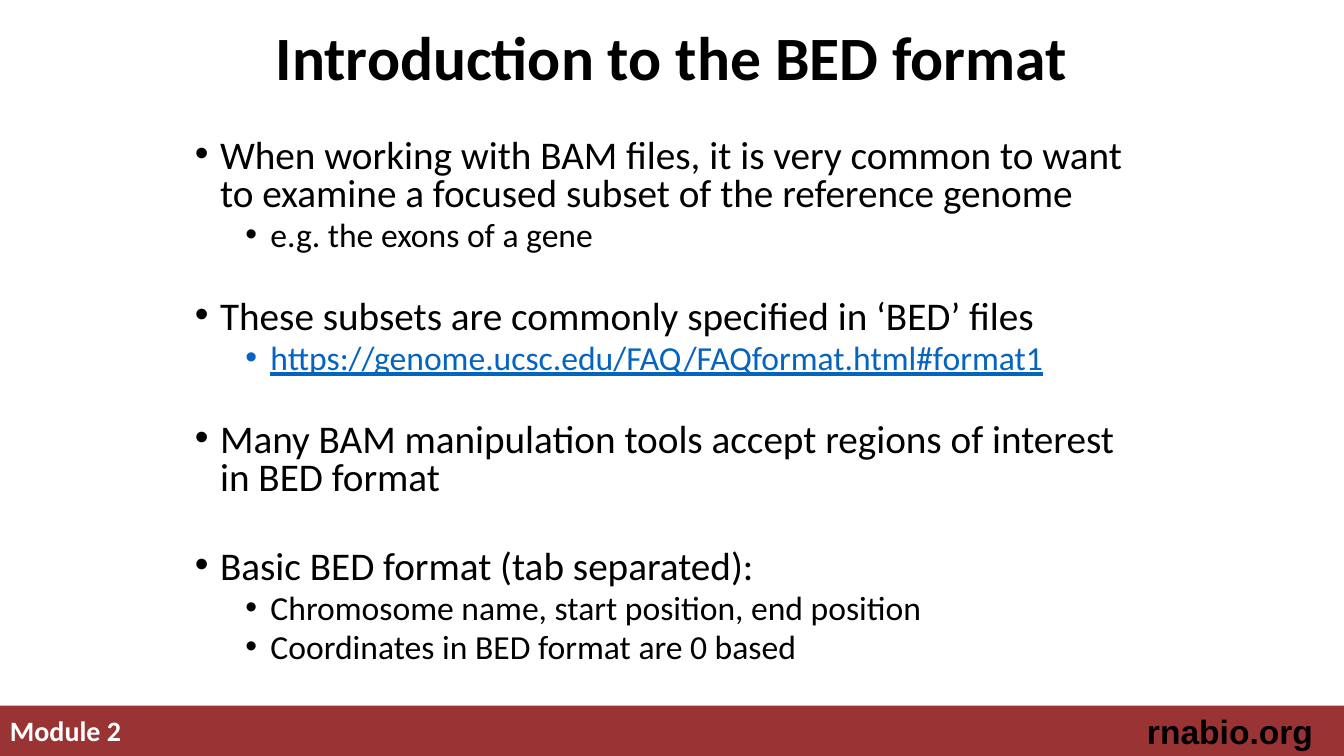
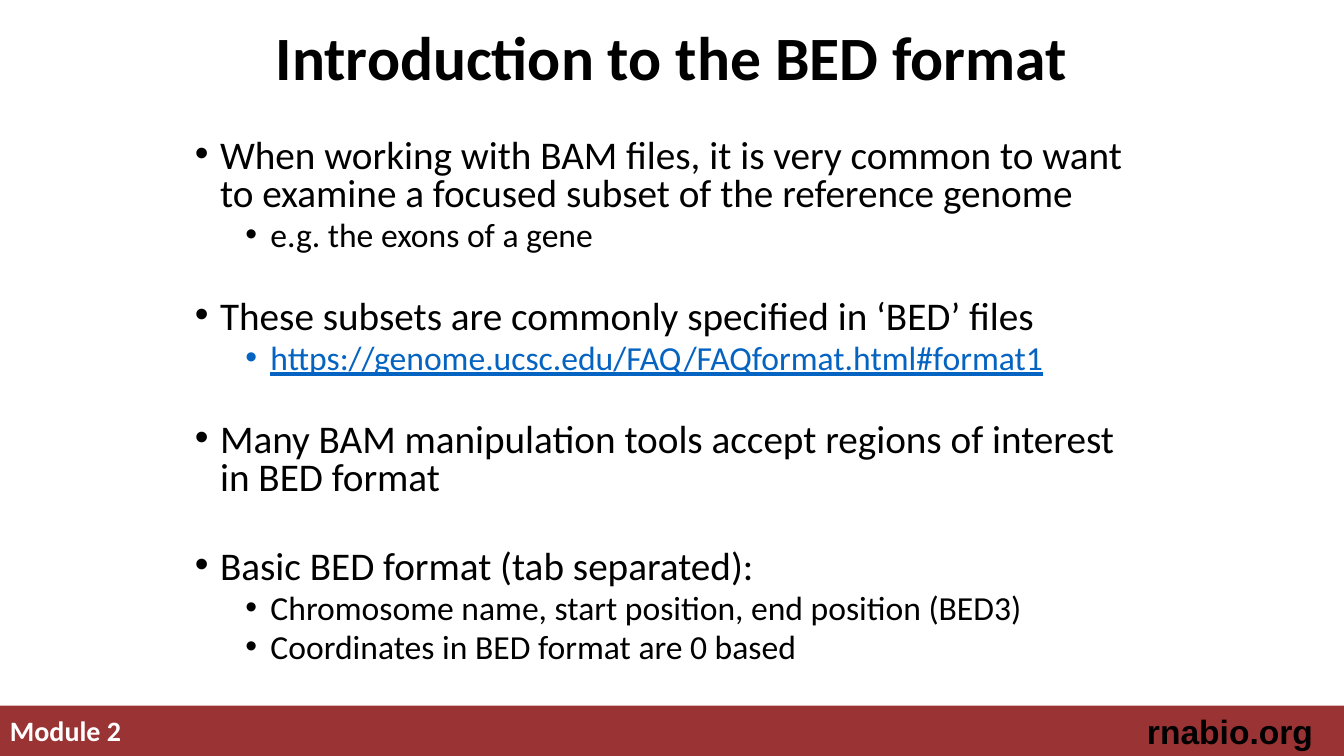
Before and after one commit to griffithlab/rnabio.org, a slide deck: slide 9 of assets/lectures/cshl/2019/mini/RNASeq_MiniLecture_02_03_SAM_BAM_BED.pptx. Drawn at 1344x756 pixels with LibreOffice and Linux fonts; fonts in the diff are those of the drawing. Boxes give left, top, right and bottom in pixels: in the first picture for what was removed or moved away, otherwise in the second. Text is boxed around its words. In the diff, an @@ line names an element or a change of style, - is before the commit and + after.

```diff
--- a/assets/lectures/cshl/2019/mini/RNASeq_MiniLecture_02_03_SAM_BAM_BED.pptx
+++ b/assets/lectures/cshl/2019/mini/RNASeq_MiniLecture_02_03_SAM_BAM_BED.pptx
@@ text at (270, 595, 1022, 626): text changed @@
-  • Chromosome name, start position, end position
+  • Chromosome name, start position, end position (BED3)
```
Also in this commit, not shown: 1 other slide changed, 1 slide added, 1 other file.
